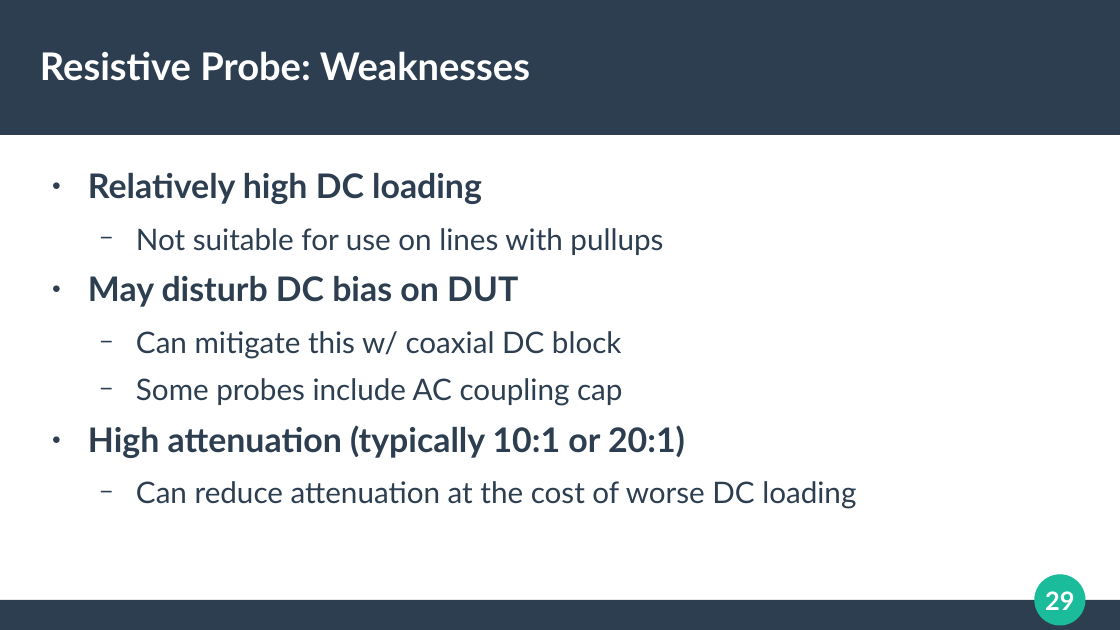
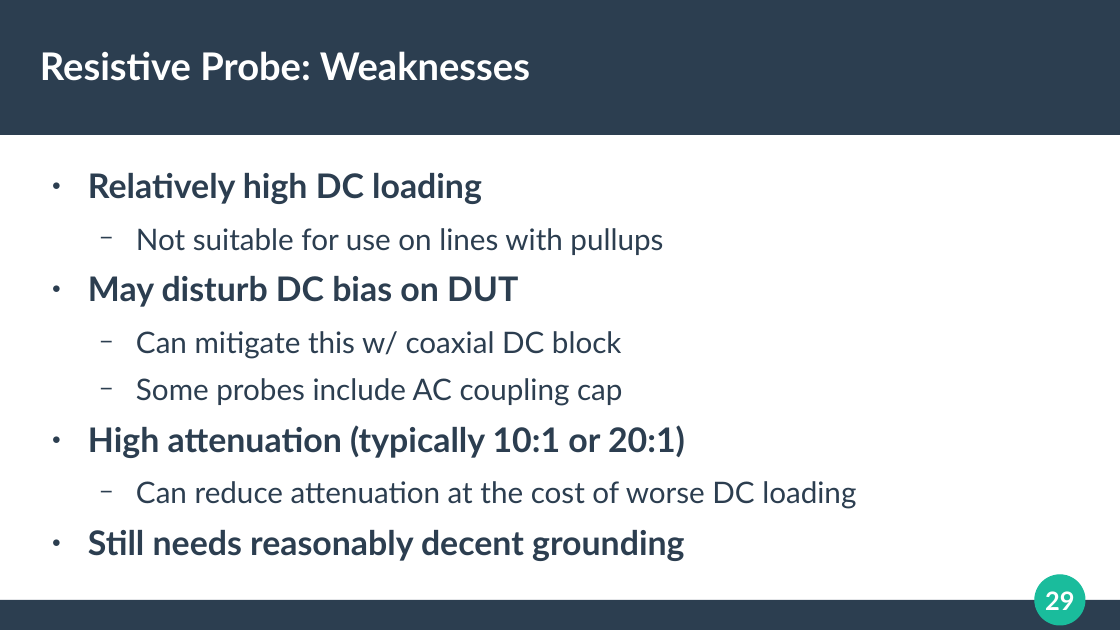
Before and after one commit to azonenberg/electronics-training, a slide deck: slide 29 of oscilloscope-probing/sec03-resistive.odp. Drawn at 1120x630 pixels with LibreOffice and Linux fonts; fonts in the diff are those of the drawing. Boxes give left, top, right and bottom in pixels: in the first picture for what was removed or moved away, otherwise in the second. Text is boxed around its words. In the diff, an @@ line names an element or a change of style, - is before the commit and + after.

```diff
--- a/oscilloscope-probing/sec03-resistive.odp
+++ b/oscilloscope-probing/sec03-resistive.odp
@@ text at [88,530,684,561]: paragraph added @@
+● Still needs reasonably decent grounding
```
Also in this commit, not shown: 1 other slide changed, 3 other files.
